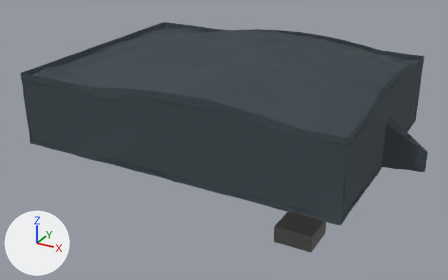
The Blender file Blender/l3-works.blend as it was, and as the next commit left it.
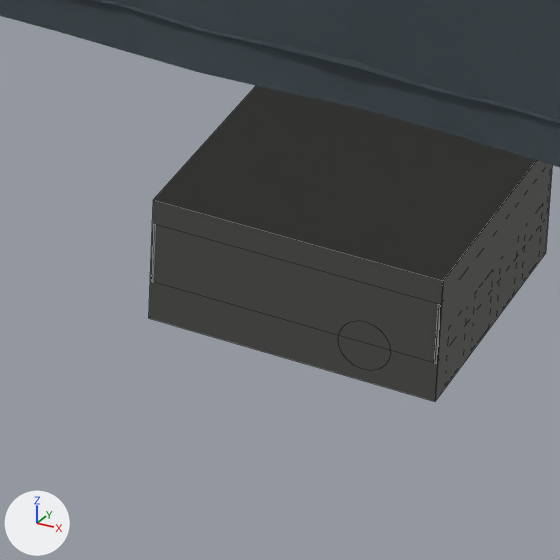
There are two pictures of each version: one whole from a camera (50 mm lens) standing at (154.5, -128.5, 30.7) and looking at (73.3, 19.1, -43.1), one close up on the part from 57% to 73% of the width and 72% to 98% of the height. Every picture has the same lights, and +X, +Y and +Z are marked at lower left. The older version's two pictures come first. The close-ups show mesh edges as thin lines.

Objects in the first close-up: 'COL_WorksHall', 'W_Room', 'W_RoomShell'.
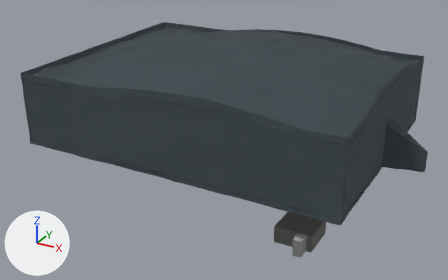
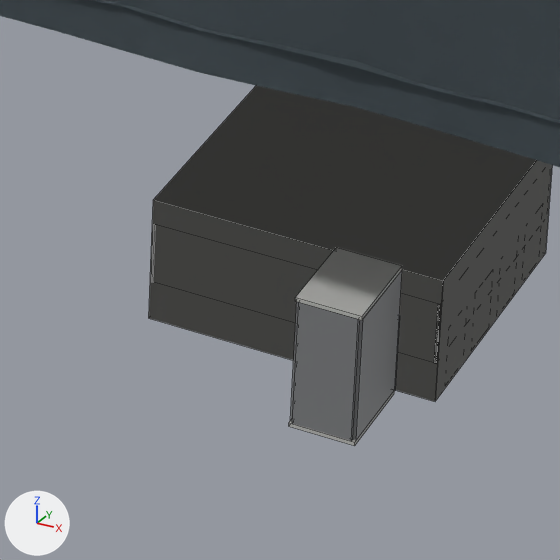
Where the change shows, as pixel boxes (x1, y1, x2, y2) in the close-ups (560 x 560 px):
```json
{"object": "W_Room", "change": "reshaped", "before": [152, 225, 440, 364], "after": [152, 224, 440, 446], "on screen": "mostly hidden before"}
{"part": 1, "of": "me_w_roomshell", "change": "built on", "before": [149, 200, 443, 401], "after": [149, 200, 443, 401]}
{"part": 2, "of": "me_w_room", "change": "added", "after": [394, 315, 401, 390]}
{"part": 3, "of": "me_w_room", "change": "added", "after": [289, 390, 395, 446]}
{"part": 4, "of": "me_w_room", "change": "added", "after": [295, 247, 402, 320]}
{"part": 5, "of": "me_w_room", "change": "added", "after": [290, 302, 299, 421]}
{"part": 6, "of": "me_w_room", "change": "added", "after": [353, 270, 402, 440]}
{"part": 7, "of": "me_w_room", "change": "added", "after": [292, 302, 360, 441]}
```

Edits to the scene script, one JSON object a line:
```json
{"block": "me_w_roomshell", "where": "# used by ob_w_roomshell; location = (0.0, 0.0, 0.0)"}
{"block": "me_w_roomshell", "where": "# verts and faces of me_w_roomshell; kept vertices keep their numbers, new ones are numbered from 32"}
{"block": "me_w_roomshell", "where": "# before: 16 (101.2, -5.5, -55.8) at pixel (148, 318), 17 (101.2, -5.5, -51.3) at pixel (153, 199), 18 (111.2, -5.5, -51.3) at pixel (443, 280), 19 (111.2, -5.5, -55.8) at pixel (435, 401)"}
{"op": "remove", "block": "me_w_roomshell", "code": "me_w_roomshell.from_pydata(...)  # 32 vertices, 8 faces; spans x 101.2..111.2, y -5.5..4.5, z -55.8..-51.3"}
{"op": "add", "block": "me_w_roomshell", "code": "me_w_roomshell.from_pydata(...)  # 40 vertices, 10 faces; spans x 101.2..111.2, y -5.5..4.5, z -55.8..-51.3"}
{"block": "me_w_roomshell", "change": "me_w_roomshell part 1"}
{"op": "add", "block": "me_w_roomshell", "code": "delete_faces([(16, 17, 18, 19)])"}
{"op": "add", "block": "me_w_roomshell", "code": "verts[32] = (107.7, -5.5, -51.3)"}
{"op": "add", "block": "me_w_roomshell", "code": "verts[33] = (107.7, -5.5, -55.8)"}
{"op": "add", "block": "me_w_roomshell", "code": "verts[34] = (109.7, -5.5, -55.8)"}
{"op": "add", "block": "me_w_roomshell", "code": "verts[35] = (109.7, -5.5, -51.3)"}
{"op": "add", "block": "me_w_roomshell", "code": "verts[36] = (107.7, -5.5, -53.15)"}
{"op": "add", "block": "me_w_roomshell", "code": "verts[37] = (107.7, -5.5, -51.3)"}
{"op": "add", "block": "me_w_roomshell", "code": "verts[38] = (109.7, -5.5, -51.3)"}
{"op": "add", "block": "me_w_roomshell", "code": "verts[39] = (109.7, -5.5, -53.15)"}
{"op": "add", "block": "me_w_roomshell", "code": "faces += [(16, 17, 32, 33), (18, 19, 34, 35), (36, 37, 38, 39)]"}
{"block": "me_w_room", "where": "# used by ob_w_room; location = (0.0, 0.0, 0.0)"}
{"op": "remove", "block": "me_w_room", "code": "me_w_room.from_pydata(...)  # 192 vertices, 132 faces; spans x 101.25..111.15, y -5.5..4.5, z -55.8..-52.2"}
{"op": "add", "block": "me_w_room", "code": "me_w_room.from_pydata(...)  # 208 vertices, 156 faces; spans x 101.25..111.15, y -8.82..4.5, z -55.94..-51.16"}
{"block": "me_w_room", "change": "me_w_room part 2: a new loose piece, a box spanning x 109.7..109.86, y -5.52..-5.22, z -55.8..-52.99, in mat_l3_hull (grey #999ea2)"}
{"block": "me_w_room", "change": "me_w_room part 3: a new loose piece, a box spanning x 107.58..109.82, y -8.82..-5.5, z -55.94..-55.8, in mat_l3_concrete (grey #bcbcb8)"}
{"block": "me_w_room", "change": "me_w_room part 4: a new loose piece, a box spanning x 107.58..109.82, y -8.82..-5.5, z -51.3..-51.16, in mat_l3_concrete (grey #bcbcb8)"}
{"block": "me_w_room", "change": "me_w_room part 5: a new loose piece, a box spanning x 107.58..107.7, y -8.7..-5.5, z -55.8..-51.3, in mat_l3_wall (grey #959799)"}
{"block": "me_w_room", "change": "me_w_room part 6: a new loose piece, a box spanning x 109.7..109.82, y -8.7..-5.5, z -55.8..-51.3, in mat_l3_wall (grey #959799)"}
{"block": "me_w_room", "change": "me_w_room part 7: a new loose piece, a box spanning x 107.7..109.7, y -8.82..-8.7, z -55.8..-51.3, in mat_l3_wall (grey #959799)"}
{"block": "me_w_room", "change": "other edits to the shape of me_w_room do not show in these pictures"}
{"op": "remove", "block": "me_w_room", "code": "me_w_room.materials.append(mat_l3_rust)  # brown #ad8159"}
{"op": "add", "block": "me_w_room", "code": "me_w_room.materials.append(mat_l3_concrete)  # grey #bcbcb8"}
```
